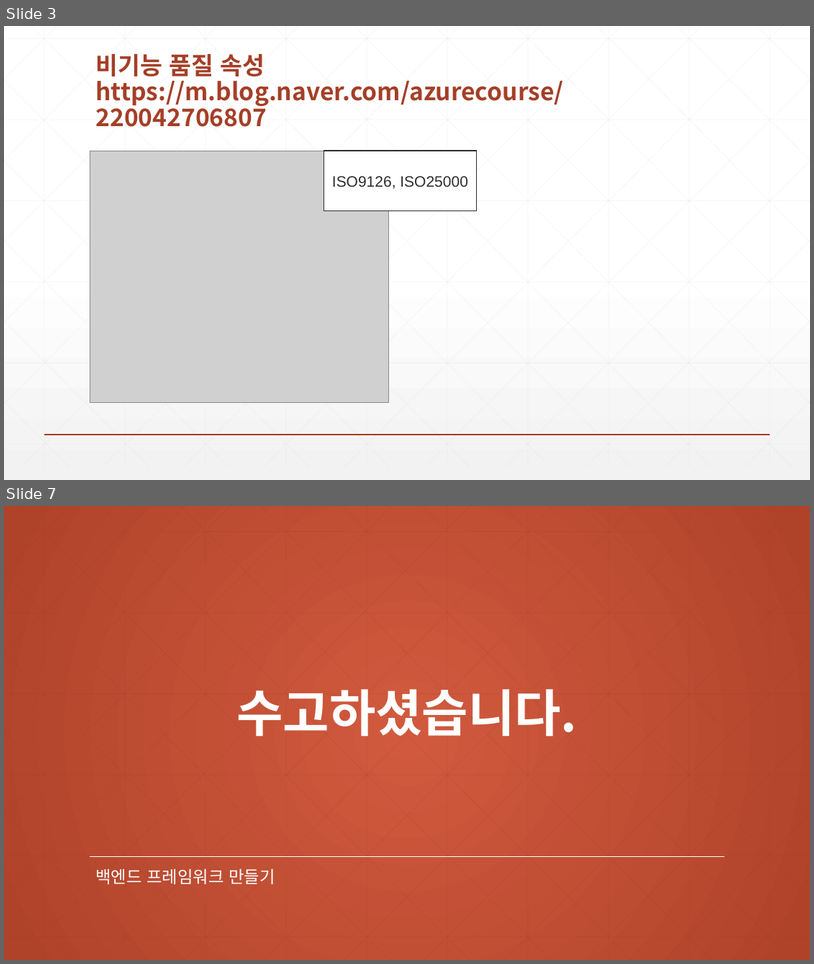
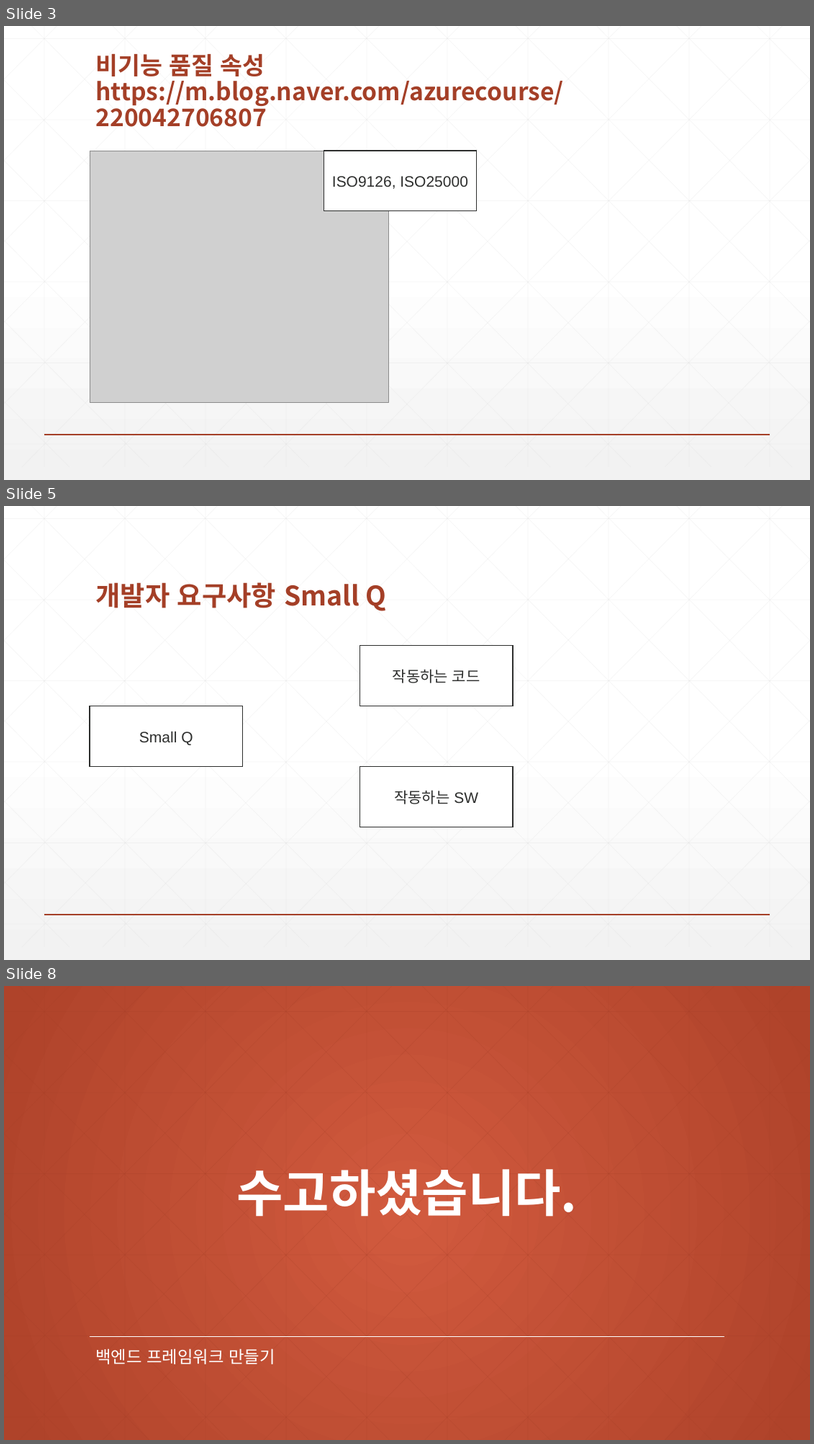
Before and after one commit to zeroshift01/code5, a slide deck: inflearn08/doc/교재.pptx. Shown one above the other, each under a label of ours: slides 3 and 7 before the commit, slides 3, 5 and 8 after it; the slides between them are not shown. The pictures are 814x964 and 814x1444 pixels, drawn with LibreOffice and Linux fonts; fonts in the diff are those of the drawing; grey boxes stand for pictures. Boxes give left, top, right and bottom in pixels: in the first picture for what was removed or moved away, otherwise in the second. Text is boxed around its words. In the diff, an @@ line names an element or a change of style, - is before the commit and + after.

```diff
--- a/inflearn08/doc/교재.pptx
+++ b/inflearn08/doc/교재.pptx
@@ slide 5 added at [4, 506, 810, 960], background gradient #FFFFFF to #F2F2F2; not listed: 47 template elements that a slide beside it also shows @@
@@ title added at [95, 582, 386, 611], 32 pt, text #A43F27, bold @@
+개발자 요구사항 Small Q
@@ rectangle added at [360, 646, 513, 706], fill #FFFFFF, outline #2D2E2D 1 pt, 18 pt, text #2D2E2D @@
+작동하는 코드
@@ rectangle added at [90, 706, 243, 767], fill #FFFFFF, outline #2D2E2D 1 pt, 18 pt, text #2D2E2D @@
+Small Q
@@ rectangle added at [360, 767, 513, 827], fill #FFFFFF, outline #2D2E2D 1 pt, 18 pt, text #2D2E2D @@
+작동하는 SW
@@ what was slide 7 is now slide 8 @@
```
Also in this commit, not shown: 3 slides changed, 2 other files.
